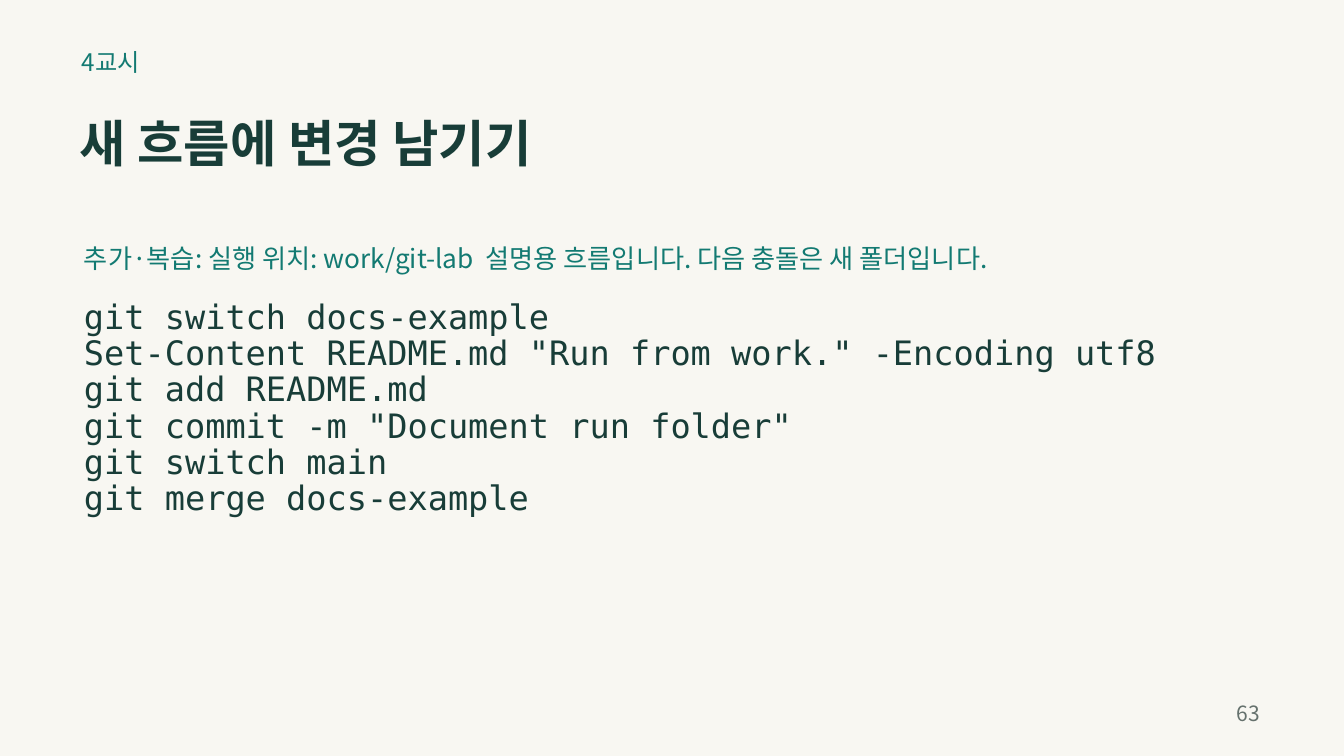
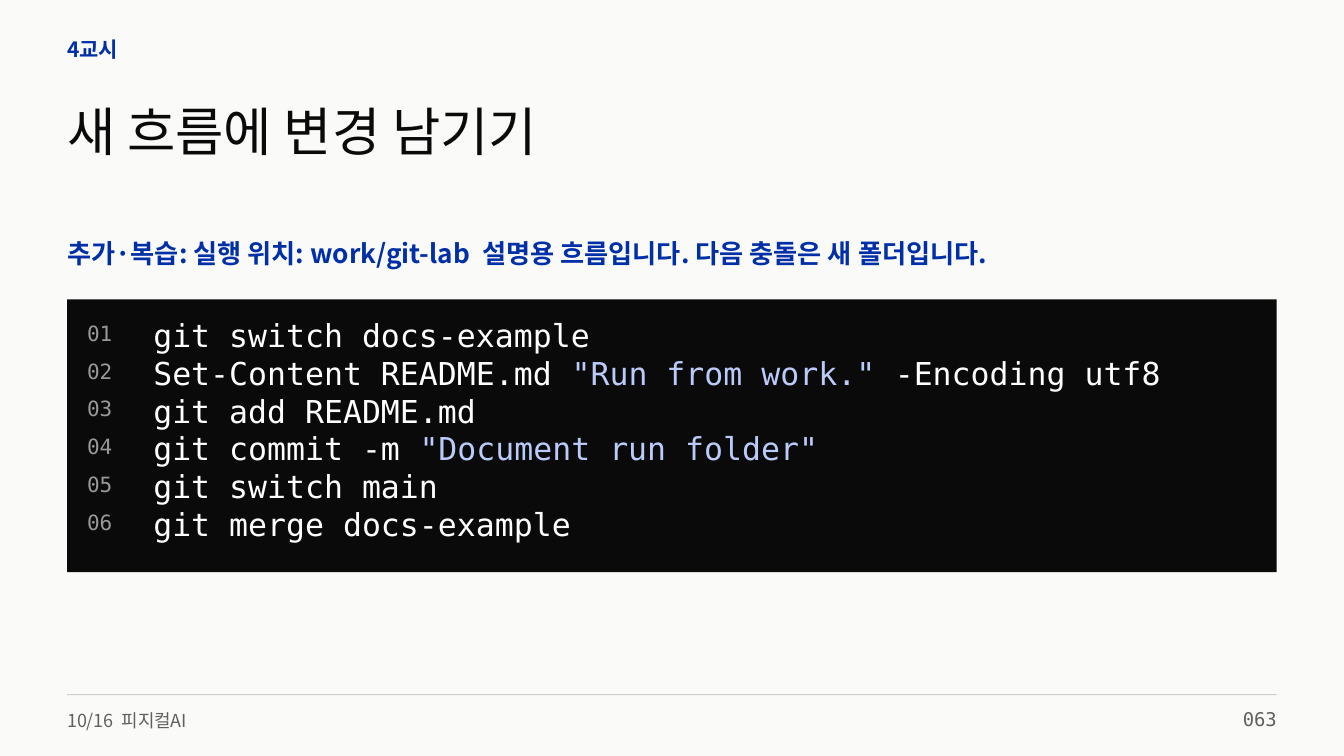
Before and after one commit to zeusk302-png/kdigital-physical-ai, a slide deck: slide 63 of downloads/2026-10-16/readable-slides.pptx. Drawn at 1344x756 pixels with LibreOffice and Linux fonts; fonts in the diff are those of the drawing. Boxes give left, top, right and bottom in pixels: in the first picture for what was removed or moved away, otherwise in the second. Text is boxed around its words. In the diff, an @@ line names an element or a change of style, - is before the commit and + after.

```diff
--- a/downloads/2026-10-16/readable-slides.pptx
+++ b/downloads/2026-10-16/readable-slides.pptx
@@ background #F8F7F2 to #FAFAF8 @@
@@ text "4교시": place and size @@
-text "4교시" at [82,51,140,73]
+text "4교시" at [67,39,118,59]
@@ text "4교시" at [67,39,118,59]: size 17.2 to 15 pt, text colour #137A72 to #002FA7, bold on @@
@@ text "새 흐름에 변경 남기기": place and size @@
-text "새 흐름에 변경 남기기" at [80,119,531,167]
+text "새 흐름에 변경 남기기" at [67,107,537,155]
@@ text "새 흐름에 변경 남기기" at [67,107,537,155]: size 36 to 37.5 pt, text colour #183D38 to #0A0A0A, bold off @@
@@ text "추가·복습: 실행 위치: work/git-lab 설명용 ...": place and size @@
-text "추가·복습: 실행 위치: work/git-lab 설명용 ..." at [84,246,988,275]
+text "추가·복습: 실행 위치: work/git-lab 설명용 ..." at [67,241,987,270]
@@ text "추가·복습: 실행 위치: work/git-lab 설명용 ..." at [67,241,987,270]: text colour #137A72 to #002FA7, bold on @@
@@ rectangle added at [68,299,1277,573], fill #0A0A0A @@
@@ text removed at [84,303,1156,517] @@
-git switch docs-example
-Set-Content README.md "Run from work." -Encoding utf8
-git add README.md
-git commit -m "Document run folder"
-git switch main
-git merge docs-example
@@ text added at [87,325,112,341], 15 pt, text #999999 @@
+01
@@ text added at [153,323,590,354], 22.5 pt, text #FFFFFF @@
+git switch docs-example
@@ text added at [87,363,112,379], 15 pt, text #999999 @@
+02
@@ text added at [153,361,1161,392], 22.5 pt, text #FFFFFF @@
+Set-Content README.md "Run from work." -Encoding utf8
@@ text added at [87,400,112,416], 15 pt, text #999999 @@
+03
@@ text added at [153,399,476,430], 22.5 pt, text #FFFFFF @@
+git add README.md
@@ text added at [87,438,112,454], 15 pt, text #999999 @@
+04
@@ text added at [153,436,818,467], 22.5 pt, text #BACBFA @@
+git commit -m "Document run folder"
@@ text added at [87,476,112,492], 15 pt, text #999999 @@
+05
@@ text added at [153,474,438,505], 22.5 pt, text #FFFFFF @@
+git switch main
@@ text added at [87,514,112,530], 15 pt, text #999999 @@
+06
@@ text added at [153,512,571,543], 22.5 pt, text #FFFFFF @@
+git merge docs-example
@@ text added at [67,712,187,730], 12.8 pt, text #606060 @@
+10/16 피지컬AI
@@ rectangle added at [68,695,1277,696], fill #CECEC9 @@
@@ text removed at [1237,705,1260,721] @@
-63
@@ text added at [1243,712,1277,726], 13.5 pt, text #606060 @@
+063
```
Also in this commit, not shown: 108 other slides changed, 11 other files.
